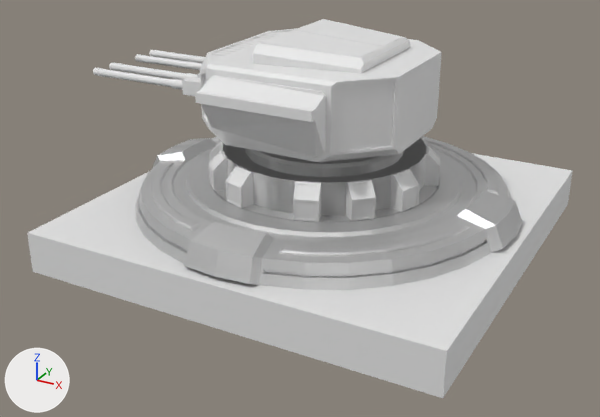
One commit to the Blender file Model/DualGunTurret.blend: the scene before it, then after it.
Before and after are seen from a camera (50 mm lens) standing at (8.69, -17.02, 9.11) and looking at (-0.11, -1.02, 1.11). Every picture has the same lights, and +X, +Y and +Z are marked at lower left.

Names of what the first picture shows: 'DualGunTurret', 'Foundation', '立方体.001'.
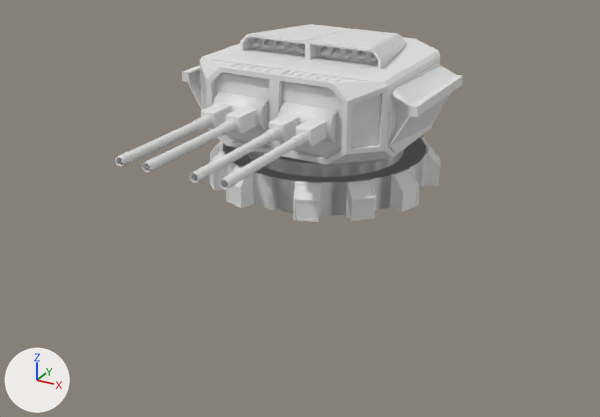
Diff of the bpy script that builds the scene:
```diff
--- a/Model/DualGunTurret.blend.py
+++ b/Model/DualGunTurret.blend.py
@@ ob_dualgunturret @@
 ob_dualgunturret.location = (0.0, 0.0, 1.65)
+ob_dualgunturret.rotation_euler = (0.0, 0.0, 1.571)  # degrees (0, 0, 90)
 ob_dualgunturret.scale = (2.35, 2.35, 2.35)
@@ ob_foundation @@
-ob_foundation = bpy.data.objects.new('Foundation', me_circle_001)
-ob_foundation.location = (0.0, 0.0, 1.0)
-ob_foundation.scale = (0.802, 0.802, 0.5)
@@ ob_立方体_001 @@
-ob_立方体_001 = bpy.data.objects.new('立方体.001', me_立方体_001)
-ob_立方体_001.location = (0.0, 0.0, 0.0)
-ob_立方体_001.scale = (5.0, 5.0, 1.0)
```

What differs and where, as boxes [x1, y1, x2, y2] in the pictures (600 x 417 px):
'DualGunTurret', turned: before [93, 19, 442, 222]; after [115, 24, 463, 222]
'立方体.001', deleted: before [27, 153, 573, 398]
'Foundation', deleted: before [135, 136, 522, 290]
